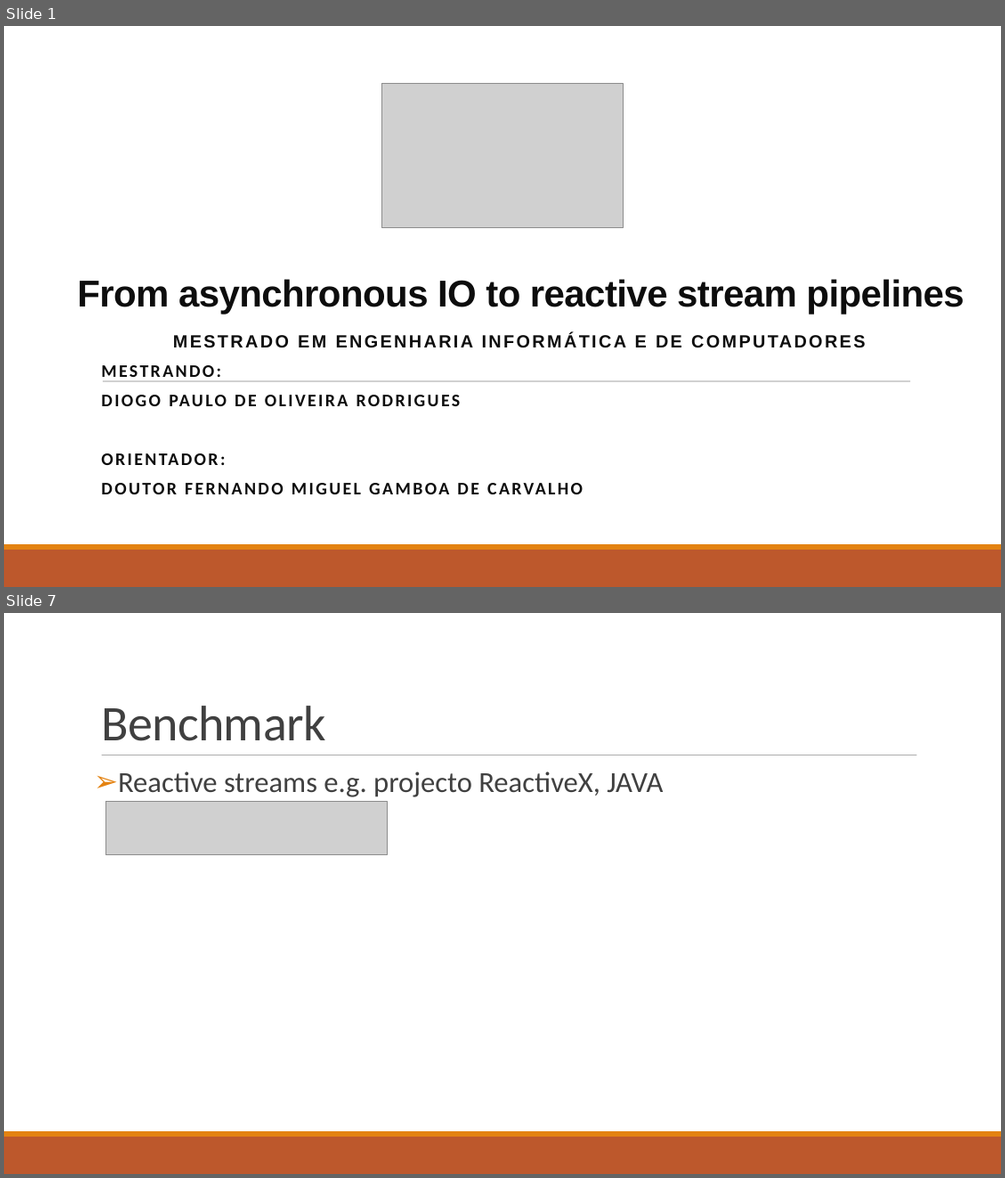
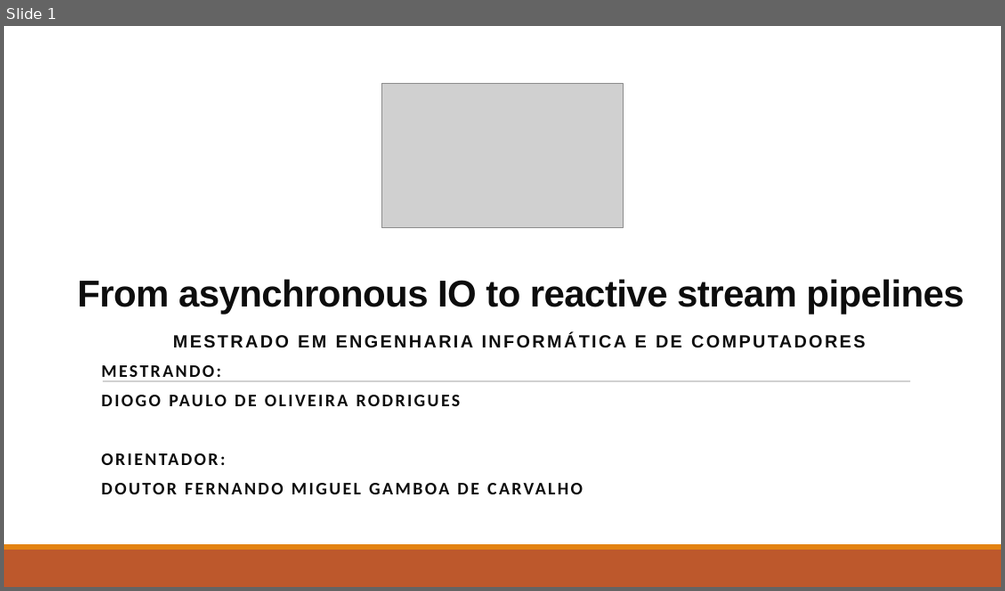
Before and after one commit to isel-sw-projects/2021-asyncio-pipelines, a slide deck: From asynchronous IO to reactive stream pipelines.ppt.odp. Shown one above the other, each under a label of ours: slides 1 and 7 before the commit, slide 1 after it; the slides between them are not shown. The pictures are 1005x1178 and 1005x591 pixels, drawn with LibreOffice and Linux fonts; fonts in the diff are those of the drawing; grey boxes stand for pictures. Boxes give left, top, right and bottom in pixels: in the first picture for what was removed or moved away, otherwise in the second. Text is boxed around its words. In the diff, an @@ line names an element or a change of style, - is before the commit and + after.

```diff
--- a/From asynchronous IO to reactive stream pipelines.ppt.odp
+++ b/From asynchronous IO to reactive stream pipelines.ppt.odp
@@ slide 7 removed at <box>4,613,1001,1174</box>, background #FFFFFF; not listed: 2 template elements that a slide beside it also shows @@
@@ title removed at <box>101,706,325,741</box> @@
-Benchmark
@@ line removed from (102, 755) to (917, 755) @@
@@ text removed at <box>118,771,663,797</box> @@
-➢ Reactive streams e.g. projecto ReactiveX, JAVA
@@ picture removed at <box>105,802,387,855</box> @@
```
Also in this commit, not shown: 4 slides changed, 2 slides added, 5 other slides removed.
